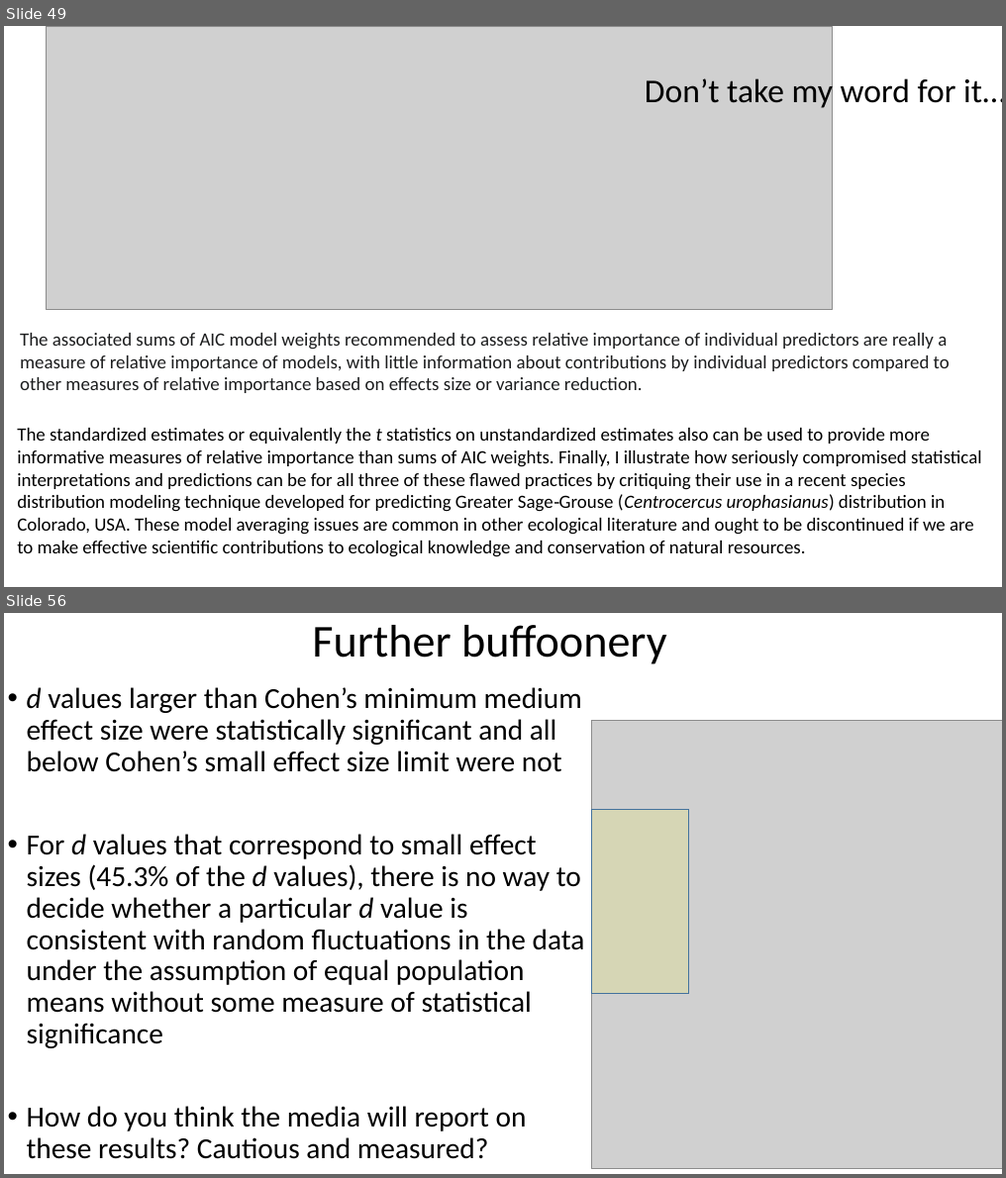
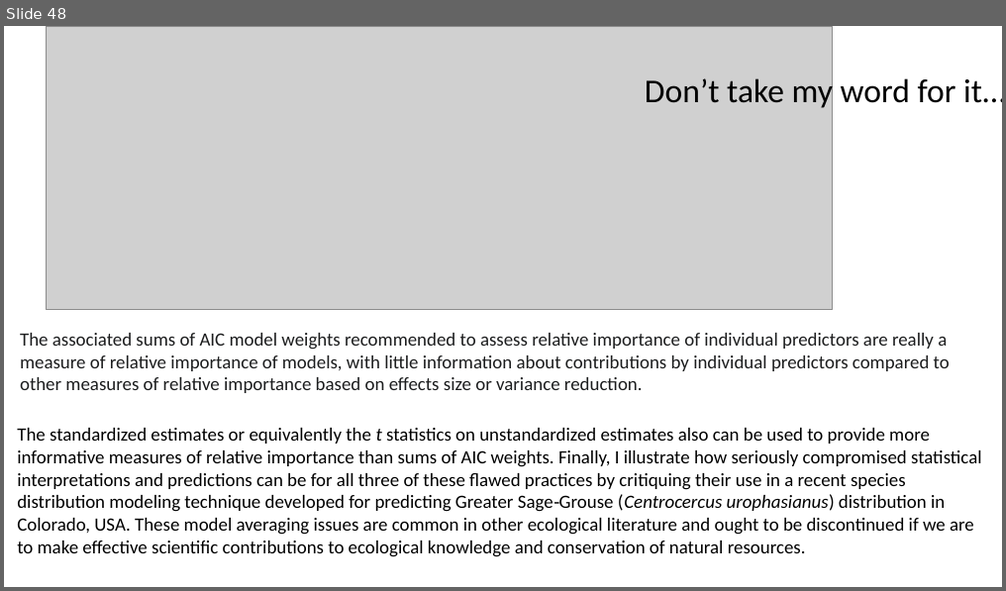
Before and after one commit to taaltree/FW536, a slide deck: Day3_MixedModels_ModelSelection/FW536_Day3_Afternoon_hypothesis test and model selection.pptx. Shown one above the other, each under a label of ours: slides 49 and 56 before the commit, slide 48 after it; the slides between them are not shown. The pictures are 1006x1178 and 1006x591 pixels, drawn with LibreOffice and Linux fonts; fonts in the diff are those of the drawing; grey boxes stand for pictures. Boxes give left, top, right and bottom in pixels: in the first picture for what was removed or moved away, otherwise in the second. Text is boxed around its words. In the diff, an @@ line names an element or a change of style, - is before the commit and + after.

```diff
--- a/Day3_MixedModels_ModelSelection/FW536_Day3_Afternoon_hypothesis test and model selection.pptx
+++ b/Day3_MixedModels_ModelSelection/FW536_Day3_Afternoon_hypothesis test and model selection.pptx
@@ slide 56 removed at <box>4,613,1002,1174</box>, background #FFFFFF @@
@@ title removed at <box>312,625,667,664</box> @@
-Further buffoonery
@@ text removed at <box>27,687,585,1159</box> @@
-• d values larger than Cohen’s minimum medium effect size were statistically significant and all below Cohen’s small effect size limit were not
-• For d values that correspond to small effect sizes (45.3% of the d values), there is no way to decide whether a particular d value is consistent with random fluctuations in the data under the assumption of equal population means without some measure of statistical significance
-• How do you think the media will report on these results? Cautious and measured?
@@ picture removed at <box>592,721,1002,1168</box> @@
@@ rectangle removed at <box>592,810,689,994</box> @@
@@ what was slide 49 is now slide 48 @@
```
Also in this commit, not shown: 8 slides changed, 16 slides added, 24 other slides removed, 8 other files.
